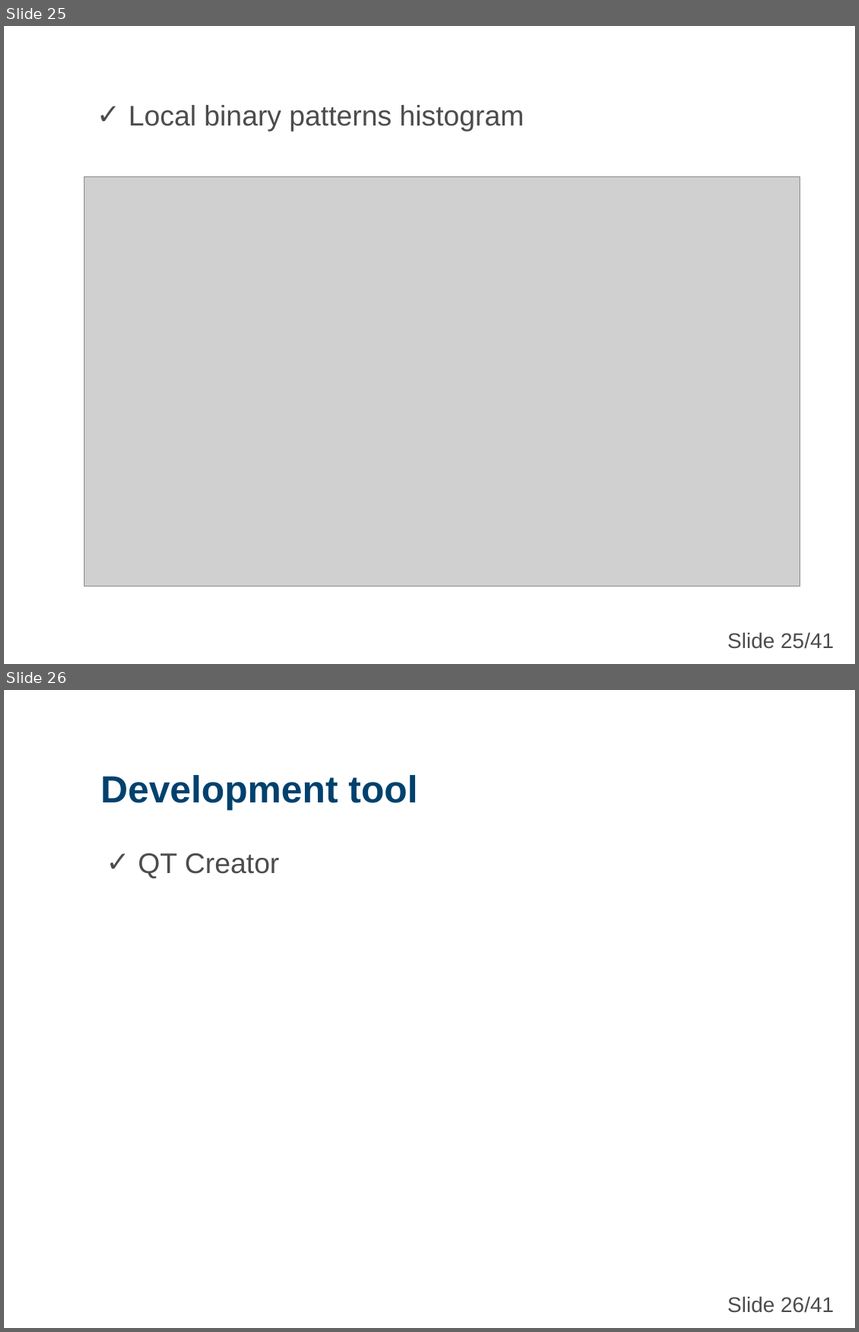
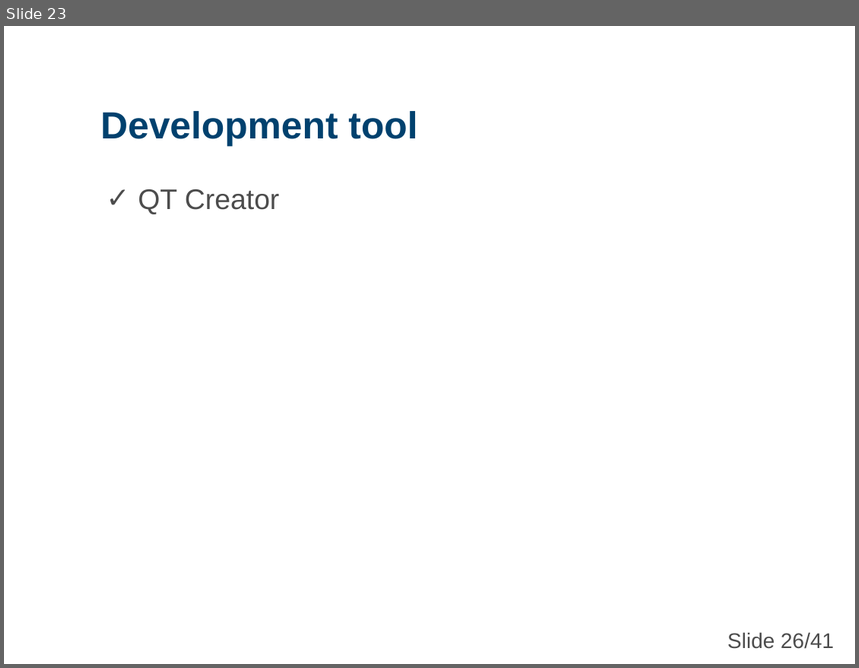
Before and after one commit to nicknguyen071093/CapstoneProject, a slide deck: Baocao/1007/Tan/CapstoneProject.ppt. Shown one above the other, each under a label of ours: slides 25 and 26 before the commit, slide 23 after it. The pictures are 859x1332 and 859x668 pixels, drawn with LibreOffice and Linux fonts; fonts in the diff are those of the drawing; grey boxes stand for pictures; background and template pictures are left out. Boxes give left, top, right and bottom in pixels: in the first picture for what was removed or moved away, otherwise in the second. Text is boxed around its words. In the diff, an @@ line names an element or a change of style, - is before the commit and + after.

```diff
--- a/Baocao/1007/Tan/CapstoneProject.ppt
+++ b/Baocao/1007/Tan/CapstoneProject.ppt
@@ slide 25 removed at <box>4,26,855,664</box>, background picture (left out) @@
@@ text removed at <box>129,105,525,132</box> @@
-✓ Local binary patterns histogram
@@ picture removed at <box>84,176,800,586</box> @@
@@ text removed at <box>728,632,834,649</box> @@
-Slide 25/41
@@ what was slide 26 is now slide 23 @@
```
Also in this commit, not shown: 4 slides changed, 2 slides added, 4 other slides removed.
